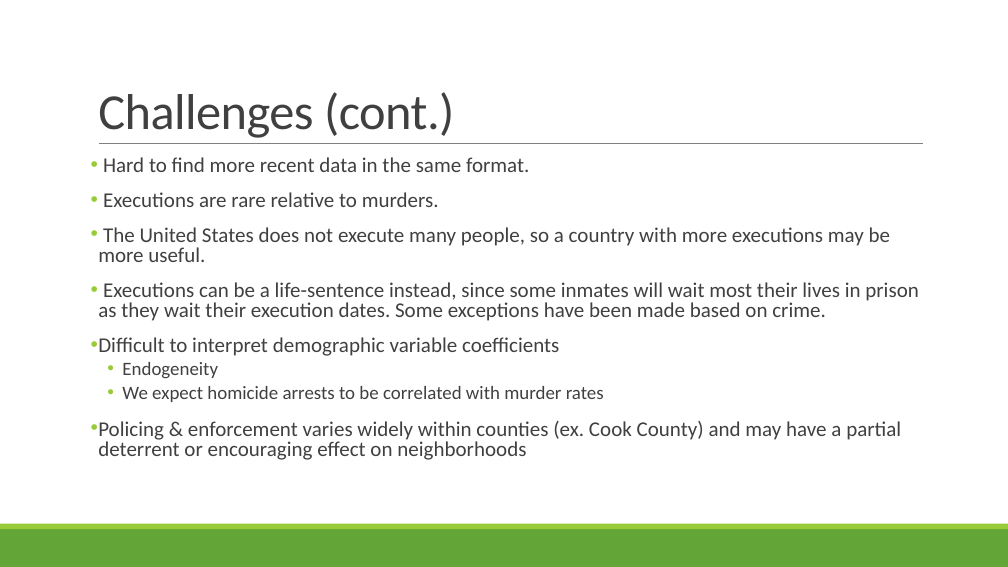
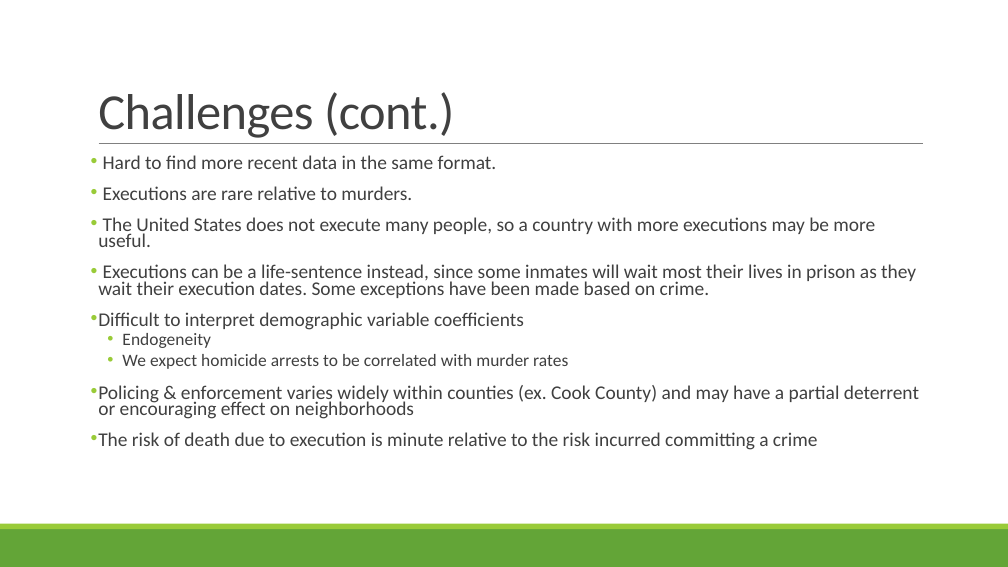
Before and after one commit to isaac-n-friends/499_final, a slide deck: slide 11 of PRESENTATION.pptx. Drawn at 1008x567 pixels with LibreOffice and Linux fonts; fonts in the diff are those of the drawing. Boxes give left, top, right and bottom in pixels: in the first picture for what was removed or moved away, otherwise in the second. Text is boxed around its words. In the diff, an @@ line names an element or a change of style, - is before the commit and + after.

```diff
--- a/PRESENTATION.pptx
+++ b/PRESENTATION.pptx
@@ text at (98,155,919,419): size 20 to 18.5 pt in "Hard to find more recent data in ...", "Executions are rare relative to murders.", "The United States does not execute many ...", "Executions can be a life-sentence instead, since ..." and 2 more places; size 18 to 16.6 pt in "Endogeneity", "We expect homicide arrests to be correlated ..."; line spacing 0.8 to 0.7 @@
@@ text at (98,432,818,450): paragraph added @@
+• The risk of death due to execution is minute relative to the risk incurred committing a crime
```
Also in this commit, not shown: 2 other slides changed.
